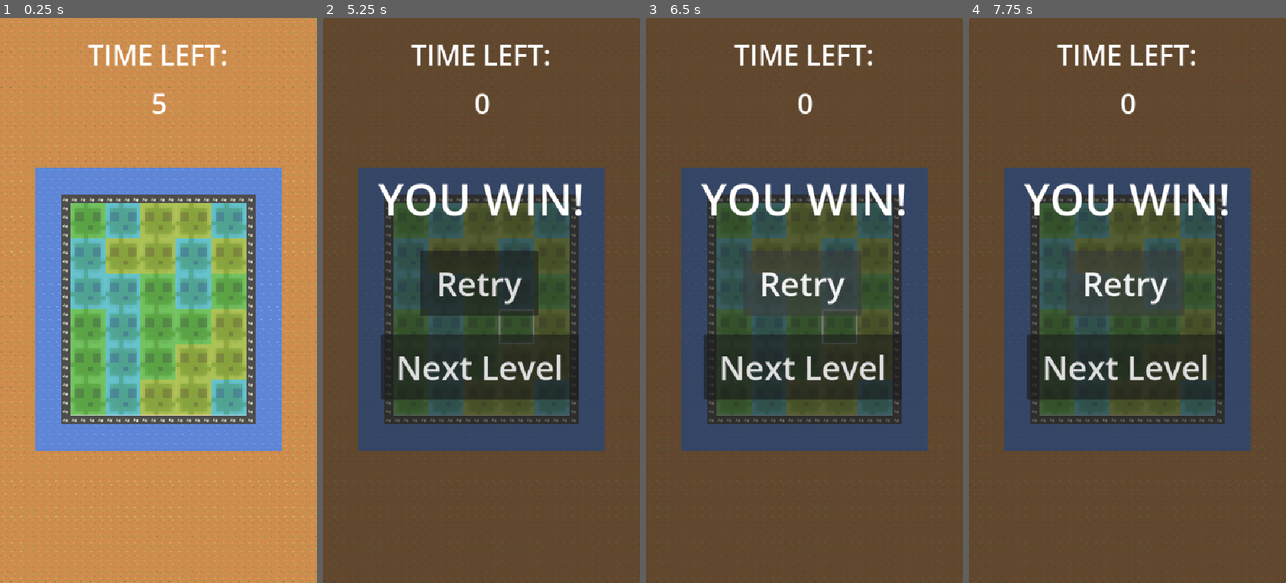
Above: before the commit, frames 1-4 (left to right).
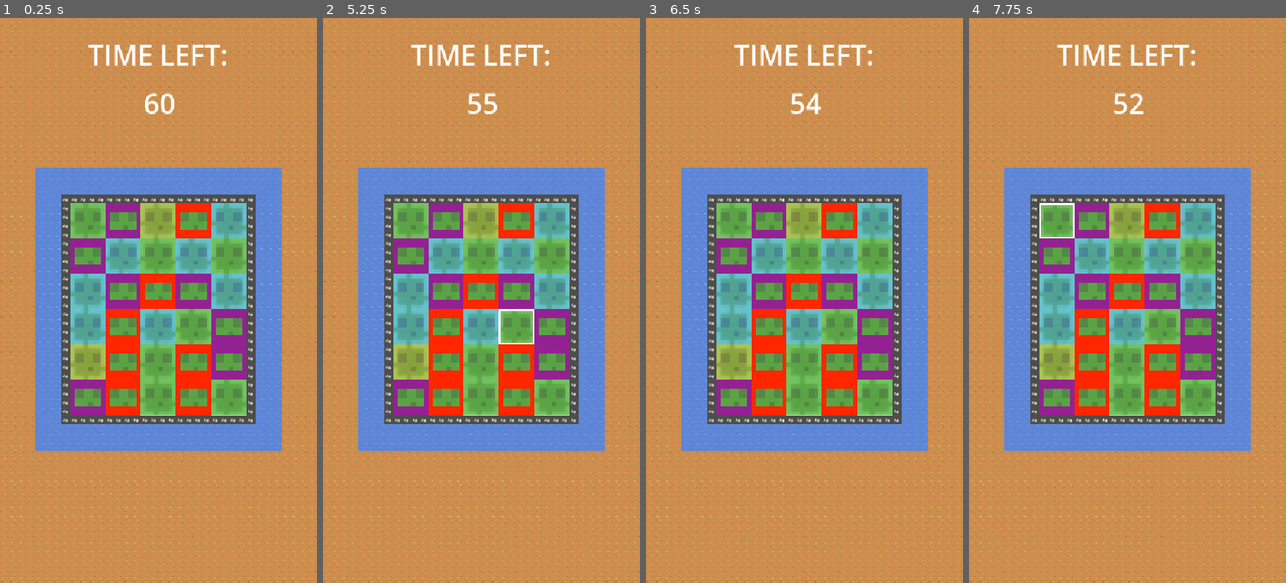
Above: after the commit, the same moments.

Repository: EliJ0y/Slime-Slider
Game: Godot game, scene res://Scenes/Levels/level_1.tscn
Two runs of this game, one before a commit and one after it. Both use one fixed random seed, a clock stepped at 60 frames per second and the inputs below.
Inputs (mouse positions are in pixels of both pictures, inside the frame that each line leads up to):
- Up to frame 1 (0.25 s): no input
- Up to frame 2 (5.25 s): click (411, 221) at 0.52 s; tap Enter at 1.25, 3.5, 5 s; move the mouse to (551, 272) at 1.27 s; hold D (right) 1.28-2.03 s; tap Alt at 1.35, 2.85, 4.35 s; click (551, 272) at 1.42 s; tap Space at 2, 4.25 s; move the mouse to (418, 328) at 2.02 s; hold S (down) 2.03-2.78 s; tap Shift at 2.1, 3.6, 5.1 s; move the mouse to (513, 176) at 2.77 s; hold D (right) 2.78-3.53 s; move the mouse to (465, 413) at 3.52 s; hold W (up) 3.53-4.28 s; click (465, 413) at 3.67 s; move the mouse to (576, 385) at 4.27 s; hold A (left) from 4.28 s (still down); move the mouse to (386, 215) at 5.02 s
- Up to frame 3 (6.5 s): release A (left) at 5.75 s; click (801, 283) at 5.75 s, where only the run before the commit has a clickable "Retry"
- Up to frame 4 (7.75 s): click (1124, 283) at 6.5 s, where only the run before the commit has a clickable "Retry"; click (1124, 283) at 7.25 s, where only the run before the commit has a clickable "Retry"

The runs differ from the first frame. In frame 1, 16% of the frame differs, in the area x 22-78%, y 13-71%; in frame 2, 99%; in frame 3, 99%, in the area x 0-100%, y 0-100%; in frame 4, 99%.

Commit message:
Getting positions of slimes in grid
made two new slime colours but they look bad

Diff:
--- a/slime-slider/Resources/level_1.tres
+++ b/slime-slider/Resources/level_1.tres
@@ -4,6 +4,13 @@
 
 [resource]
 script = ExtResource("1_ndbar")
-glow_time = 3.0
-level_time = 5.0
+slimes_count = 30
+glow_time = 2.0
+pick_glow_interval = 3.0
+level_time = 60.0
+general_matches = 10
+grid_columns = 5
+grid_rows = 6
+start_spawn_x = 160
+start_spawn_y = 368
 metadata/_custom_type_script = "uid://dw33cjmt772pb"
--- a/slime-slider/Scripts/game_manager.gd
+++ b/slime-slider/Scripts/game_manager.gd
@@ -2,11 +2,16 @@
 
 @export var level_settings: levels_resource
 @onready var slimes_parent_node: Node = $"../Slimes"
-var slime = preload("res://Scenes/slime.tscn")
+var slime_prefab = preload("res://Scenes/slime.tscn")
 
 var slimes: Array
 var controlled_slime
 var general_matches_made
+
+var grid: Array = []
+@onready var cell_size = level_settings.tile_size
+@onready var start_spawn_x = level_settings.start_spawn_x
+@onready var start_spawn_y = level_settings.start_spawn_y
 
 func _ready() -> void:
 	$"../CanvasLayer/Time Left Value".text = str(level_settings.level_time)
@@ -29,12 +34,22 @@
 	win_or_lose()
 
 func spawn_slimes():
-	for x in range(160, 417, 64):
-		for y in range(368, 689, 64):
-			var spawned_slime = slime.instantiate()
-			spawned_slime.position = Vector2(x, y)
-			spawned_slime.slime_colour = randi_range(0, 2)
+	for column in range(level_settings.grid_columns):
+		#adds an empty array to the end of the grid
+		grid.append([])
+		for row in range(level_settings.grid_rows):
+			#get the instantiated slime before spawning at position
+			var spawned_slime = slime_prefab.instantiate()
+			spawned_slime.position = cell_positions(column, row)
+			spawned_slime.slime_colour = randi_range(0, spawned_slime.slime_colours.size() - 1)
 			slimes_parent_node.add_child(spawned_slime)
+			#puts the spawned slime into the empty array from earlier
+			#goes through each available position in the row before going back to columns loop
+			grid[column].append(spawned_slime)
+
+func cell_positions(column: int, row: int) -> Vector2:
+	#e.g. first slime is 160 + 0 * 64, 368 + 0 *64 for (160, 368)
+	return Vector2(start_spawn_x + column * cell_size, start_spawn_y + row * cell_size)
 
 func on_slime_clicked():
 	var clicked_button = get_viewport().gui_get_focus_owner()
--- a/slime-slider/Scripts/levels_resource.gd
+++ b/slime-slider/Scripts/levels_resource.gd
@@ -2,8 +2,13 @@
 
 class_name levels_resource
 
-@export var slimes_count: int = 30
-@export var glow_time: float = 2.0
-@export var pick_glow_interval: float = 3.0
-@export var level_time: float = 60
-@export var general_matches: int = 10
+@export var slimes_count: int
+@export var glow_time: float
+@export var pick_glow_interval: float
+@export var level_time: float
+@export var general_matches: int
+@export var grid_columns: int
+@export var grid_rows: int
+@export var tile_size: int = 64
+@export var start_spawn_x: int
+@export var start_spawn_y: int
--- a/slime-slider/Scripts/slime.gd
+++ b/slime-slider/Scripts/slime.gd
@@ -5,8 +5,10 @@
 var green_slime = preload("res://Assets/green-slime.png")
 var blue_slime = preload("res://Assets/blue-slime.png")
 var yellow_slime = preload("res://Assets/yellow-slime.png")
+var red_slime = preload("res://Assets/red-slime.png")
+var purple_slime = preload("res://Assets/purple-slime.png")
 
-var slime_colours: Array = [green_slime, blue_slime, yellow_slime]
+var slime_colours: Array = [green_slime, blue_slime, yellow_slime, red_slime, purple_slime]
 @export var slime_colour: int
 
 const tile_size = 64
Binary file added: slime-slider/Assets/purple-slime.png
Not shown, added: slime-slider/Assets/purple-slime.png.import
Binary file added: slime-slider/Assets/red-slime.png
Not shown, added: slime-slider/Assets/red-slime.png.import
Not shown, changed: .DS_Store
Not shown, changed: slime-slider/.DS_Store
Not shown, added: slime-slider/Assets/.DS_Store
